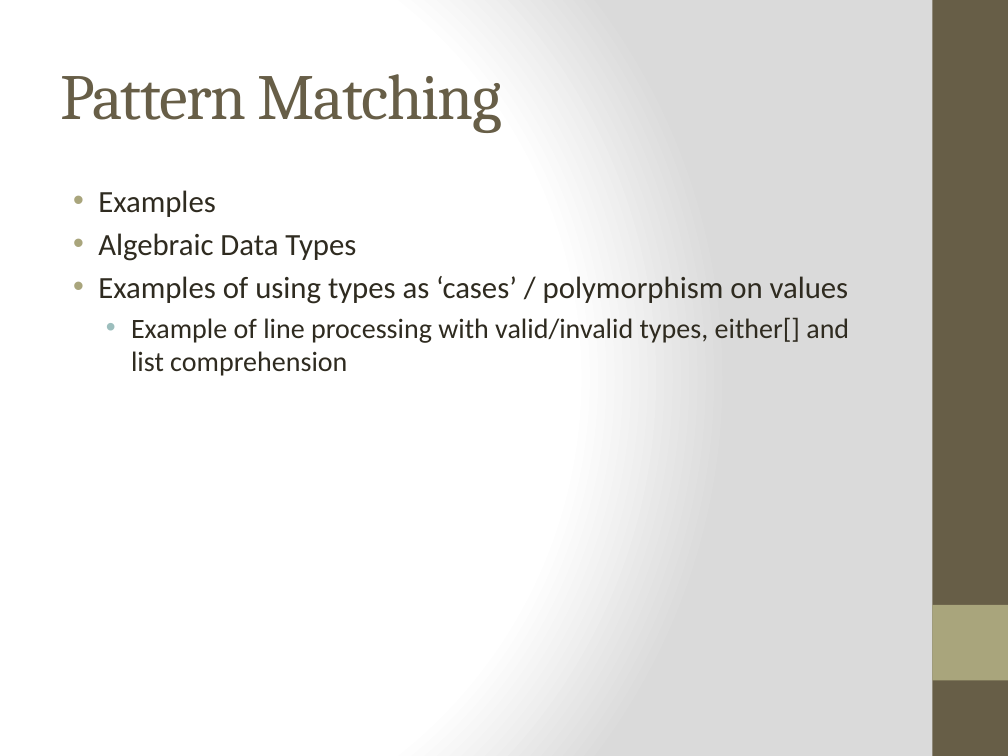
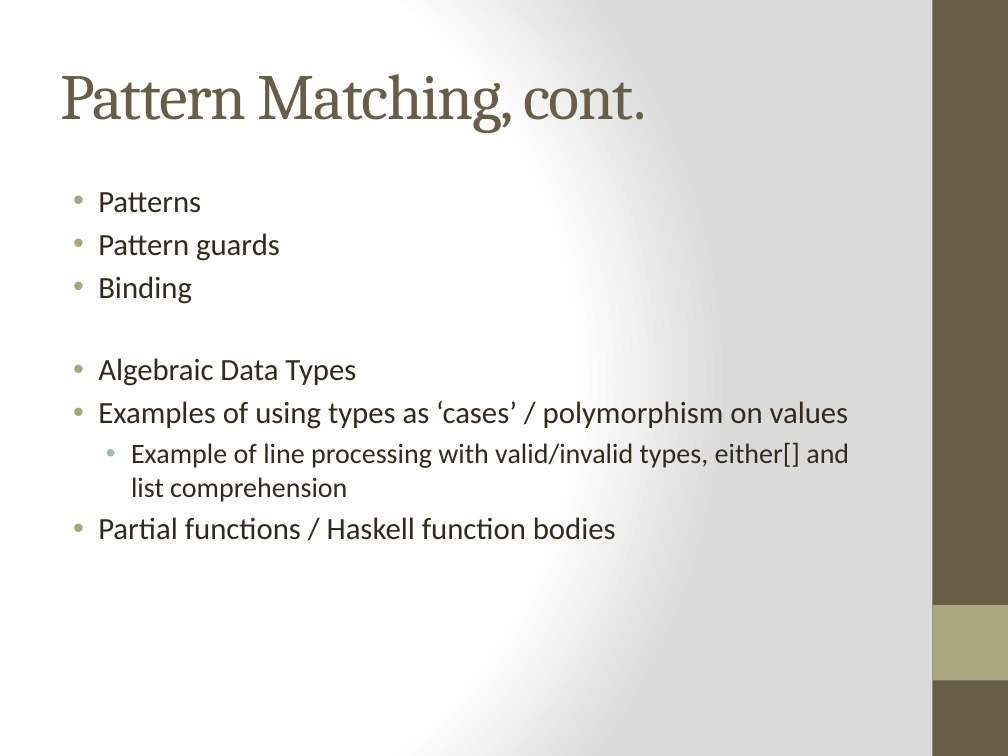
Before and after one commit to bjhartin/FoundationsOfFunctionalProgramming, a slide deck: slide 32 of FoundationsOfFunctionalProgramming.pptx (slide 26 before the commit). Drawn at 1008x756 pixels with LibreOffice and Linux fonts; fonts in the diff are those of the drawing. Boxes give left, top, right and bottom in pixels: in the first picture for what was removed or moved away, otherwise in the second. Text is boxed around its words. In the diff, an @@ line names an element or a change of style, - is before the commit and + after.

Commit message:
Brian: #WIP on pattern matching slides and examples.

```diff
--- a/FoundationsOfFunctionalProgramming.pptx
+++ b/FoundationsOfFunctionalProgramming.pptx
@@ title at [60, 74, 646, 133]: text changed @@
-Pattern Matching
+Pattern Matching, cont.
@@ text at [98, 192, 280, 304]: text changed @@
-• Examples
+• Patterns
+• Pattern guards
+• Binding
@@ text at [98, 517, 616, 540]: paragraph added @@
+• Partial functions / Haskell function bodies
```
Also in this commit, not shown: 4 other slides changed, 10 slides added, 1 slide removed, 10 other files.
